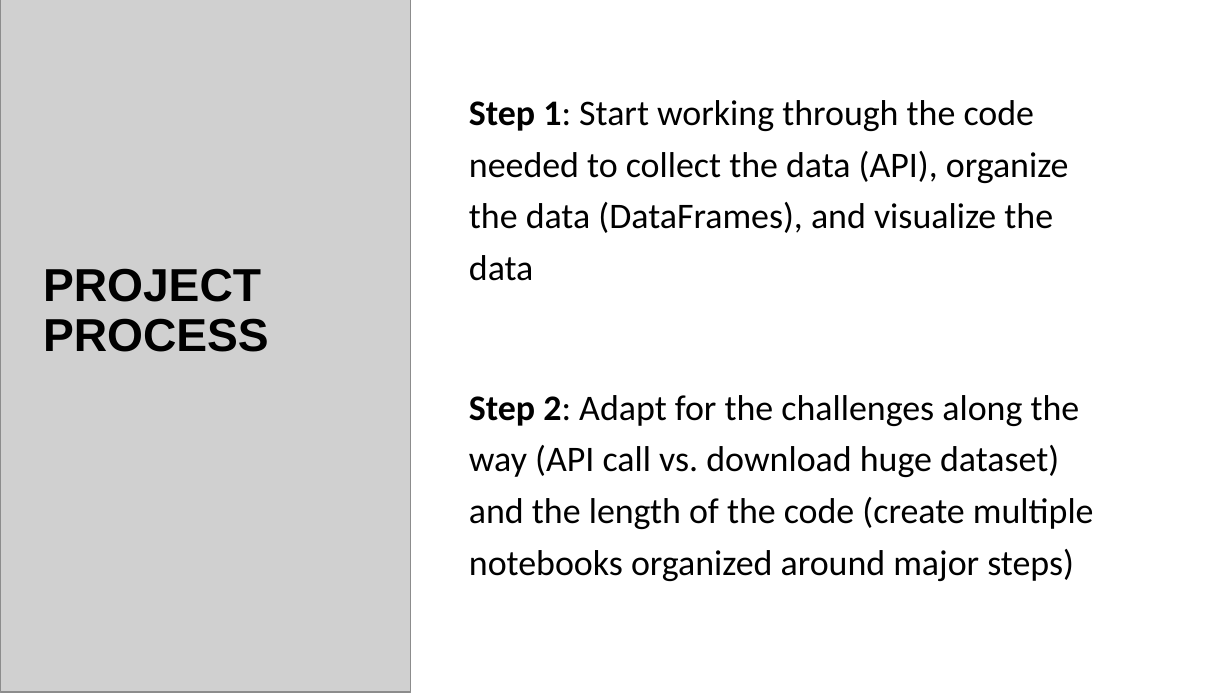
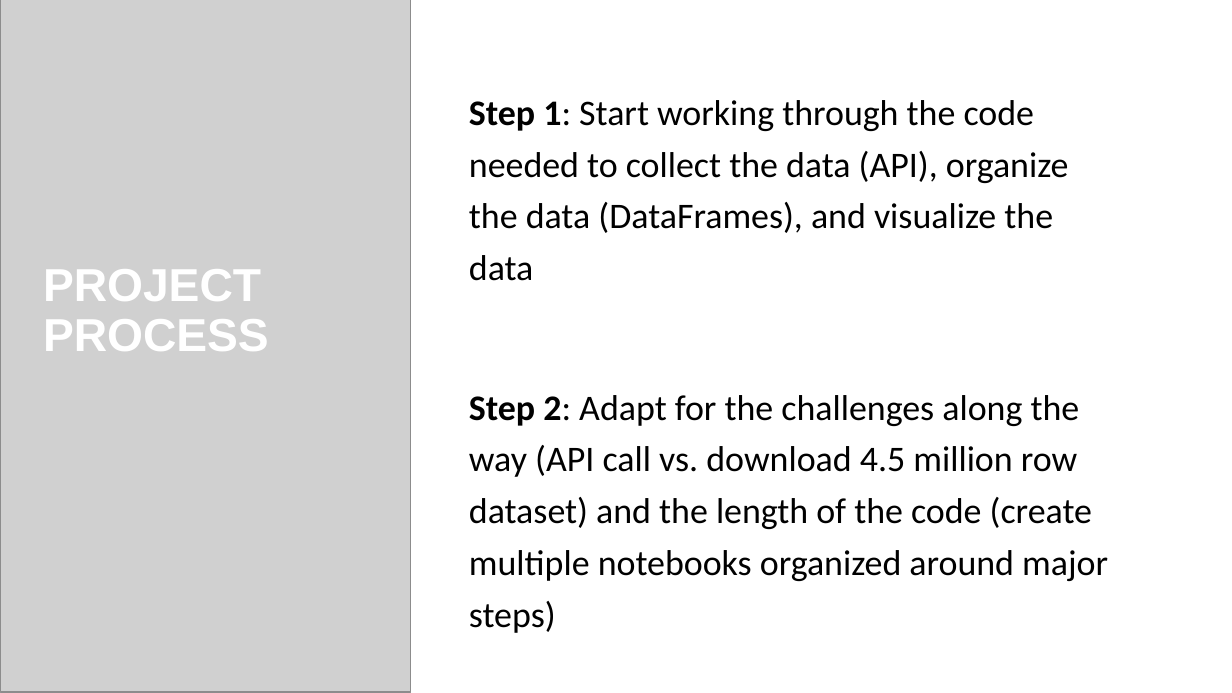
Before and after one commit to abielhammonds/COVID19_TravelStats_Project, a slide deck: slide 11 of COVID19_Travel Project Presentation.pptx (slide 4 before the commit). Drawn at 1232x693 pixels with LibreOffice and Linux fonts; fonts in the diff are those of the drawing; grey boxes stand for pictures; background and template pictures are left out. Boxes give left, top, right and bottom in pixels: in the first picture for what was removed or moved away, otherwise in the second. Text is boxed around its words. In the diff, an @@ line names an element or a change of style, - is before the commit and + after.

```diff
--- a/COVID19_Travel Project Presentation.pptx
+++ b/COVID19_Travel Project Presentation.pptx
@@ text "PROJECT PROCESS" at (x1=43, y1=269, x2=269, y2=351): text colour #000000 to #FFFFFF @@
@@ text at (x1=469, y1=395, x2=1108, y2=633): text changed @@
-Step 2: Adapt for the challenges along the way (API call vs. download huge dataset) and the length of the code (create multiple notebooks organized around major steps)
+Step 2: Adapt for the challenges along the way (API call vs. download 4.5 million row dataset) and the length of the code (create multiple notebooks organized around major steps)
```
Also in this commit, not shown: 5 other slides changed, 7 slides added, 48 slides removed.
